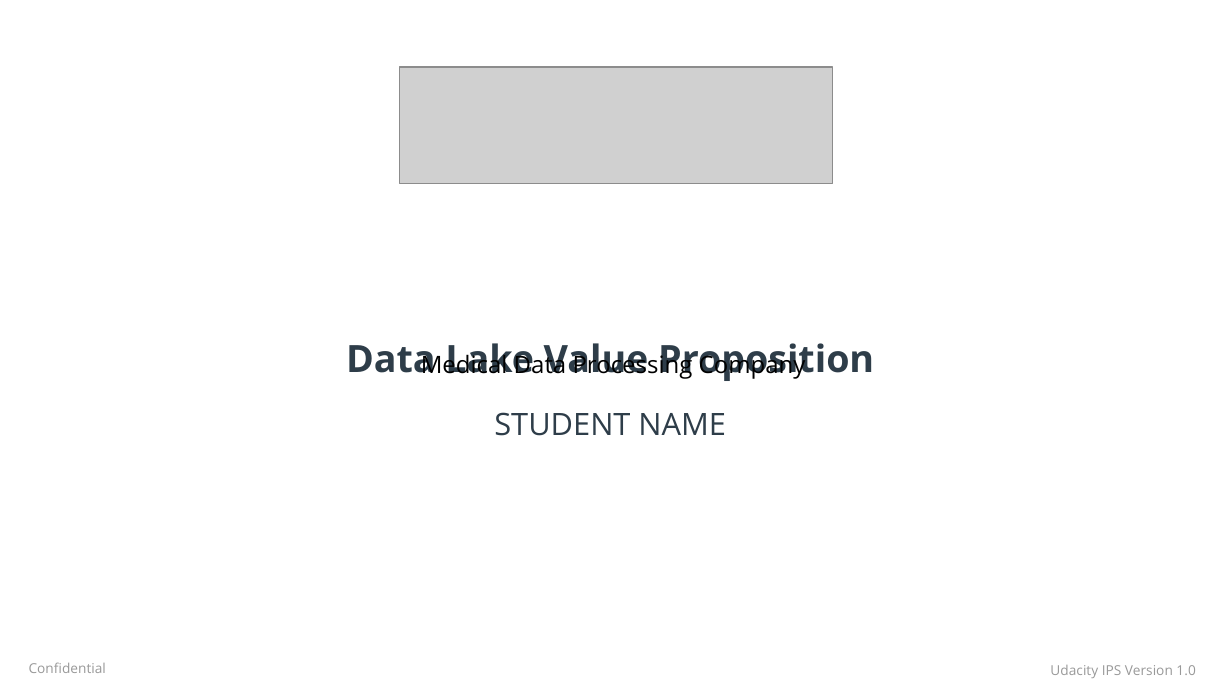
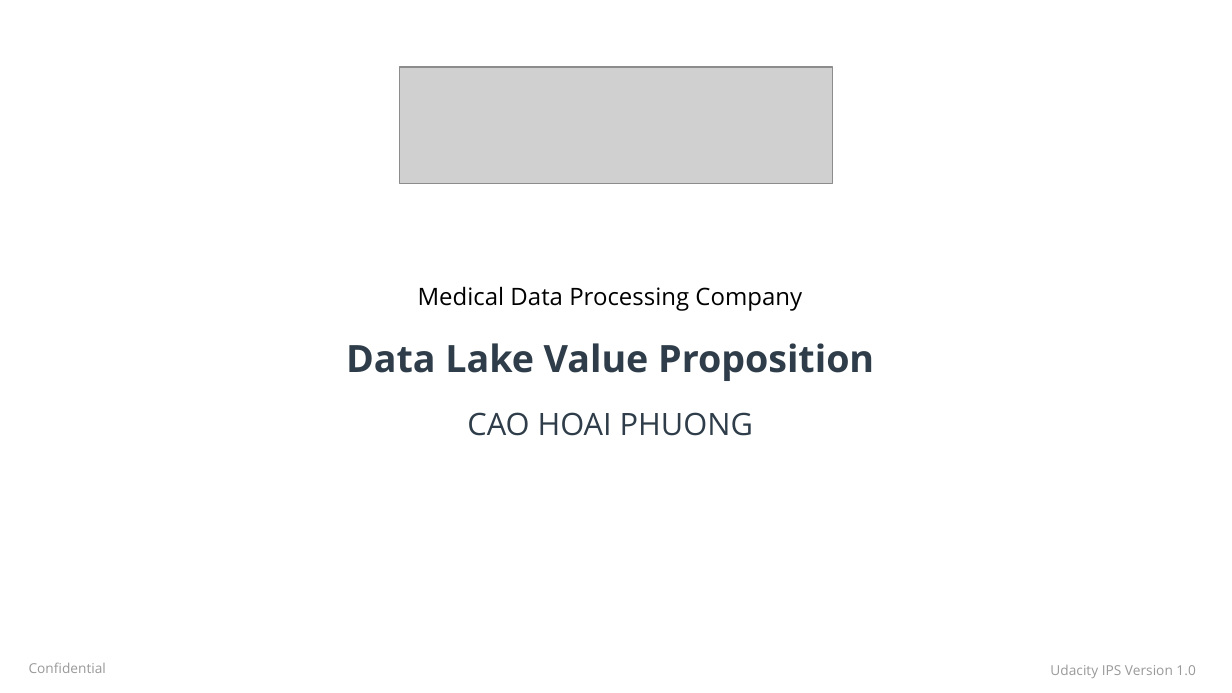
Before and after one commit to fuongcao/udacity-data-achitect, a slide deck: slide 1 of 3- Enterprise Data Lake/Datalake Executive Presentation.pptx. Drawn at 1232x693 pixels with LibreOffice and Linux fonts; fonts in the diff are those of the drawing; grey boxes stand for pictures; background and template pictures are left out. Boxes give left, top, right and bottom in pixels: in the first picture for what was removed or moved away, otherwise in the second. Text is boxed around its words. In the diff, an @@ line names an element or a change of style, - is before the commit and + after.

```diff
--- a/3- Enterprise Data Lake/Datalake Executive Presentation.pptx
+++ b/3- Enterprise Data Lake/Datalake Executive Presentation.pptx
@@ text "Medical Data Processing Company" rewrapped from [421,351,806,380] to [418,286,802,311] @@
@@ subtitle at [467,412,753,436]: text changed @@
-STUDENT NAME
+CAO HOAI PHUONG
```
Also in this commit, not shown: 2 other slides changed, 2 slides added, 1 slide removed, 3 other files.
